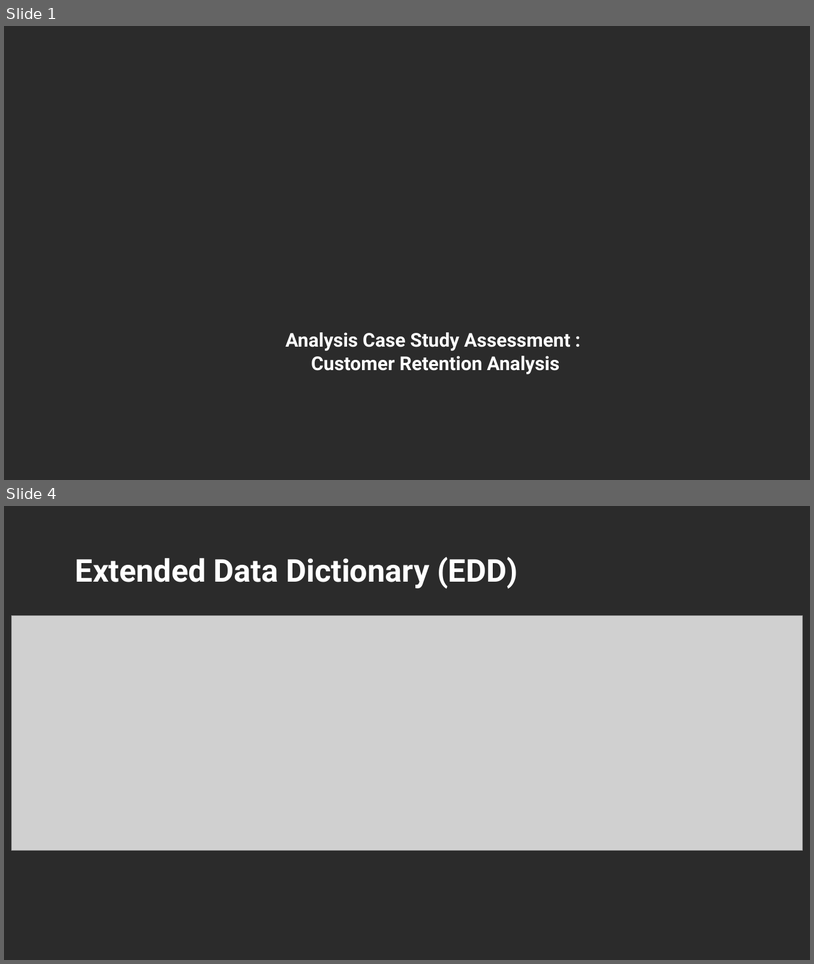
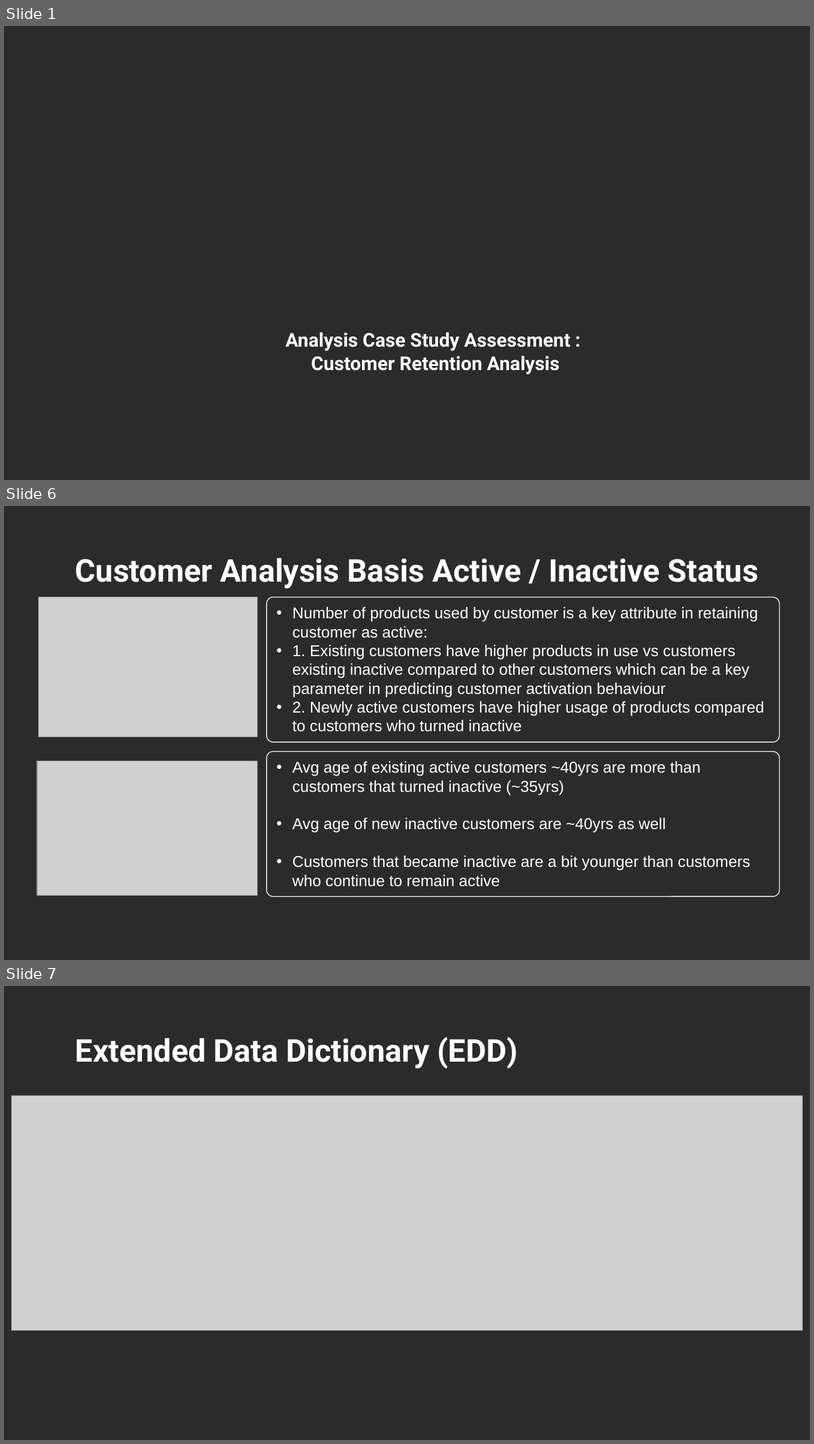
Before and after one commit to ArijitDana/Customer_Retention_Analysis, a slide deck: Customer_Retention_Analysis.pptx. Shown one above the other, each under a label of ours: slides 1 and 4 before the commit, slides 1, 6 and 7 after it; the slides between them are not shown. The pictures are 814x964 and 814x1444 pixels, drawn with LibreOffice and Linux fonts; fonts in the diff are those of the drawing; grey boxes stand for pictures; background and template pictures are left out; a plain dark background stands for a picture behind light text. Boxes give left, top, right and bottom in pixels: in the first picture for what was removed or moved away, otherwise in the second. Text is boxed around its words. In the diff, an @@ line names an element or a change of style, - is before the commit and + after.

```diff
--- a/Customer_Retention_Analysis.pptx
+++ b/Customer_Retention_Analysis.pptx
@@ slide 6 added at <box>4,506,810,960</box>, background picture (left out) @@
@@ text added at <box>75,558,759,588</box>, 28 pt, text #FFFFFF, bold @@
+Customer Analysis Basis Active / Inactive Status
@@ picture added at <box>39,597,257,736</box> @@
@@ rounded rectangle added at <box>267,597,780,742</box>, outline #F2F2F2 0.75 pt, 14 pt, text #FFFFFF @@
+• Number of products used by customer is a key attribute in retaining customer as active:
+• 1. Existing customers have higher products in use vs customers existing inactive compared to other customers which can be a key parameter in predicting customer activation behaviour
+• 2. Newly active customers have higher usage of products compared to customers who turned inactive
@@ rounded rectangle added at <box>267,751,780,896</box>, outline #F2F2F2 0.75 pt, 14 pt, text #FFFFFF @@
+• Avg age of existing active customers ~40yrs are more than customers that turned inactive (~35yrs)
+• Avg age of new inactive customers are ~40yrs as well
+• Customers that became inactive are a bit younger than customers who continue to remain active
@@ picture added at <box>37,761,257,895</box> @@
@@ what was slide 4 is now slide 7 @@
```
Also in this commit, not shown: 2 slides changed, 2 other slides added, 1 slide removed.
